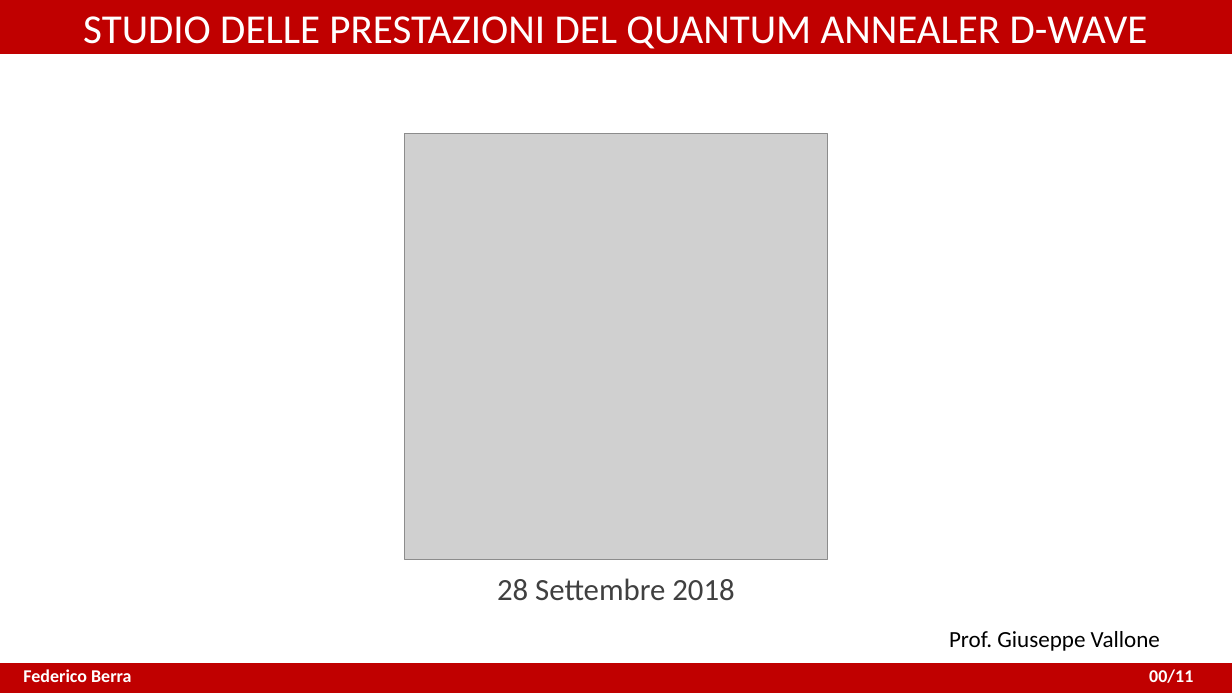
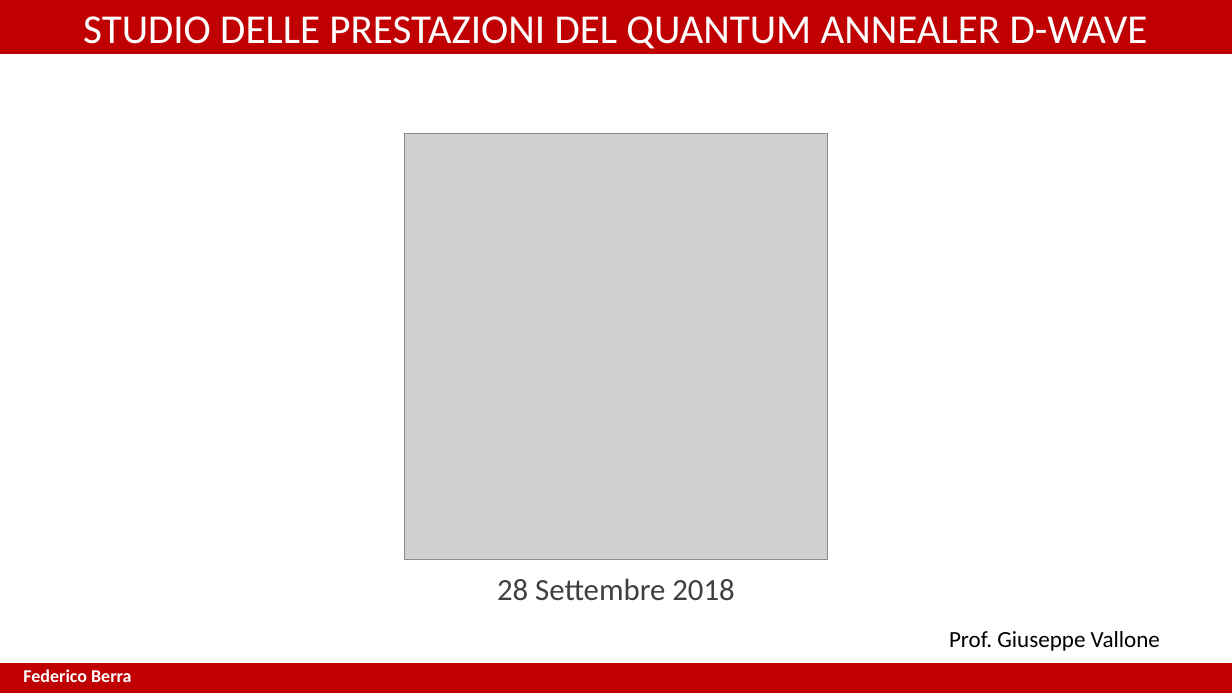
Before and after one commit to XaBerr/tesi-triennale, a slide deck: slide 1 of presentazione/presentazione.pptx. Drawn at 1232x693 pixels with LibreOffice and Linux fonts; fonts in the diff are those of the drawing; grey boxes stand for pictures. Boxes give left, top, right and bottom in pixels: in the first picture for what was removed or moved away, otherwise in the second. Text is boxed around its words. In the diff, an @@ line names an element or a change of style, - is before the commit and + after.

```diff
--- a/presentazione/presentazione.pptx
+++ b/presentazione/presentazione.pptx
@@ text removed at [1149,669,1193,683] @@
-00/11
```
Also in this commit, not shown: 3 other slides changed, 1 slide added, 2 other files.
